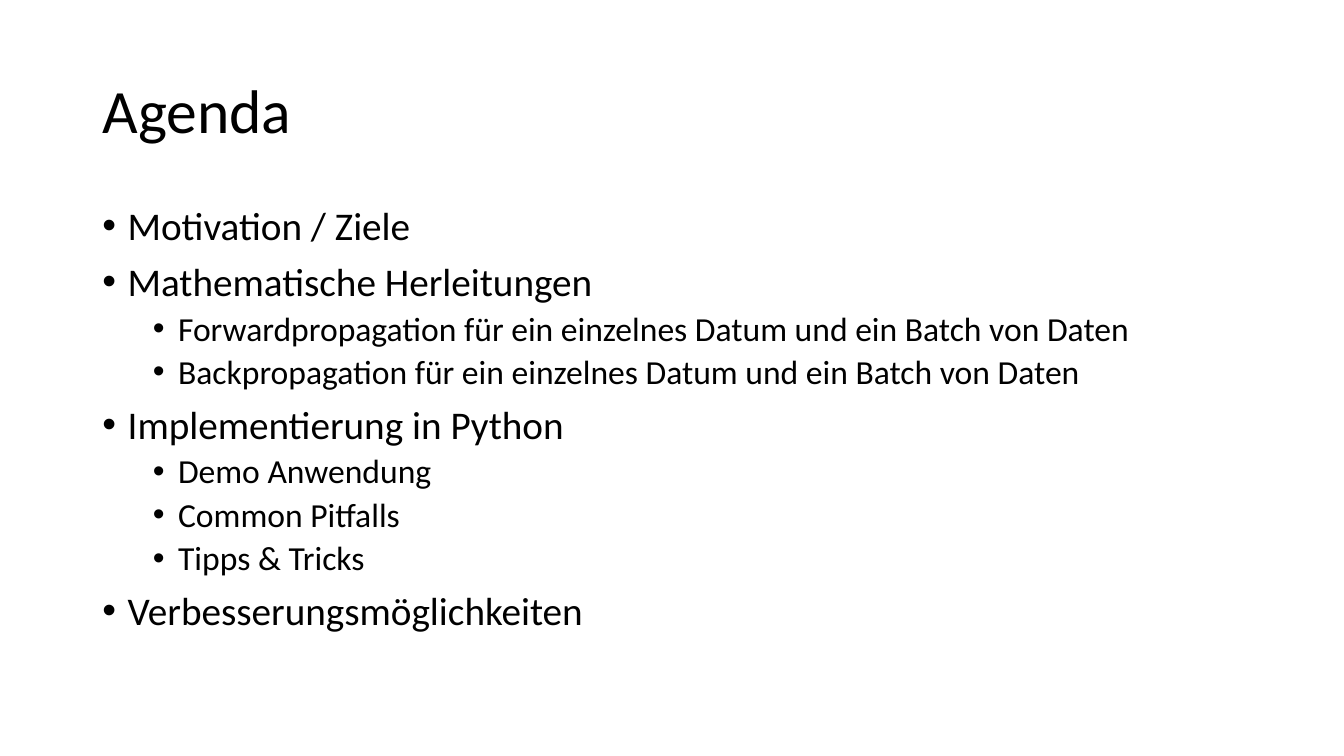
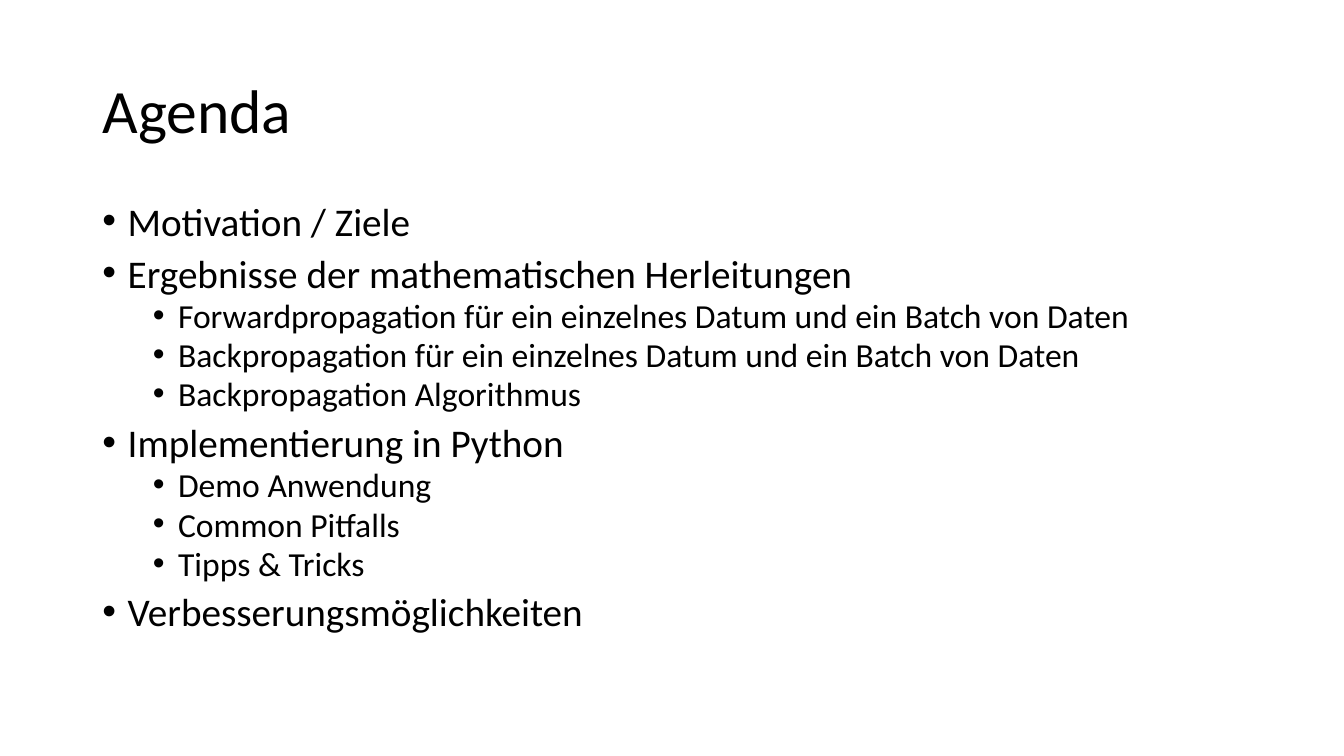
Before and after one commit to kevinsuedmersen/neural_networks_from_scratch, a slide deck: slide 2 of theory/submission/result_presentation.pptx. Drawn at 1344x756 pixels with LibreOffice and Linux fonts; fonts in the diff are those of the drawing. Boxes give left, top, right and bottom in pixels: in the first picture for what was removed or moved away, otherwise in the second. Text is boxed around its words. In the diff, an @@ line names an element or a change of style, - is before the commit and + after.

```diff
--- a/theory/submission/result_presentation.pptx
+++ b/theory/submission/result_presentation.pptx
@@ text at (128,208,1129,633): line spacing 0.9 to 0.8 @@
@@ text at (128,260,852,295): text changed @@
-• Mathematische Herleitungen
+• Ergebnisse der mathematischen Herleitungen
@@ text at (178,382,581,412): paragraph added @@
+  • Backpropagation Algorithmus
```
Also in this commit, not shown: 3 other slides changed, 3 slides added, 1 slide removed, 1 other file.
